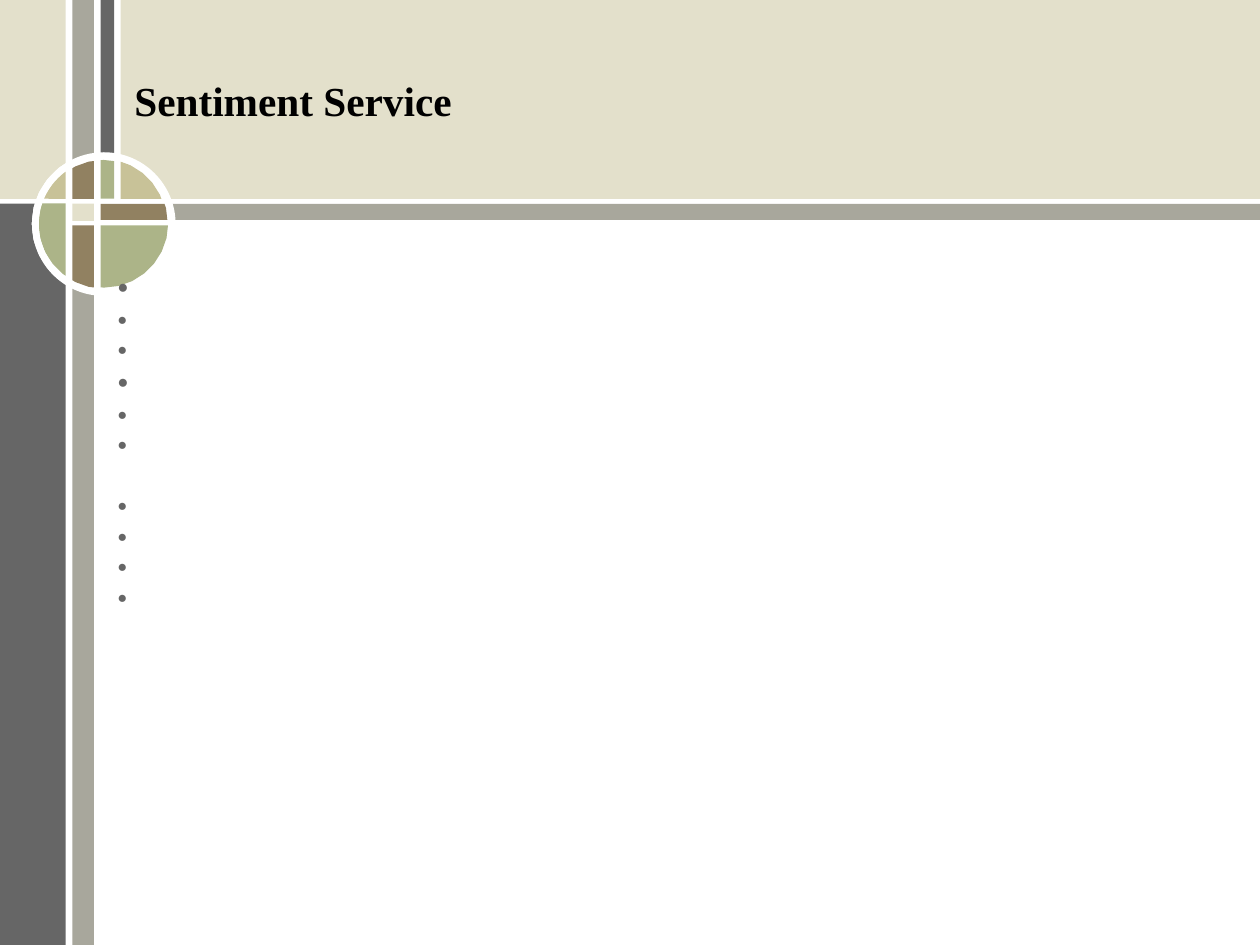
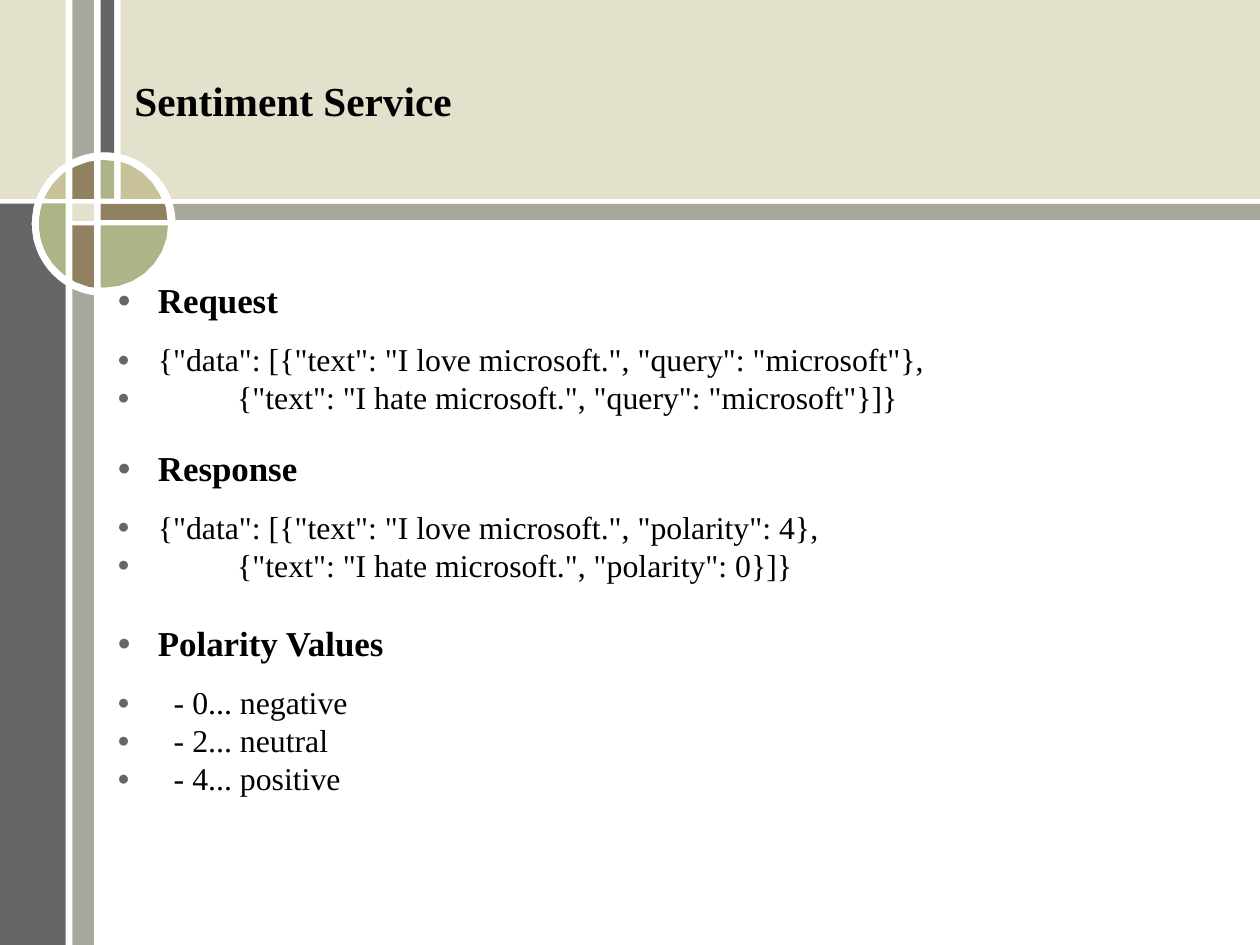
Before and after one commit to ERit/aic_group2_topic1, a slide deck: slide 7 of Stage1.odp. Drawn at 1260x945 pixels with LibreOffice and Linux fonts; fonts in the diff are those of the drawing. Boxes give left, top, right and bottom in pixels: in the first picture for what was removed or moved away, otherwise in the second. Text is boxed around its words. In the diff, an @@ line names an element or a change of style, - is before the commit and + after.

```diff
--- a/Stage1.odp
+++ b/Stage1.odp
@@ text added at box(158, 290, 924, 797), 20 pt, text #000000 @@
+● Request
+● {"data": [{"text": "I love microsoft.", "query": "microsoft"},
+● {"text": "I hate microsoft.", "query": "microsoft"}]}
+● Response
+● {"data": [{"text": "I love microsoft.", "polarity": 4},
+● {"text": "I hate microsoft.", "polarity": 0}]}
+● Polarity Values
+● - 0... negative
+● - 2... neutral
+● - 4... positive
```
Also in this commit, not shown: 4 other slides changed, 1 other file.
